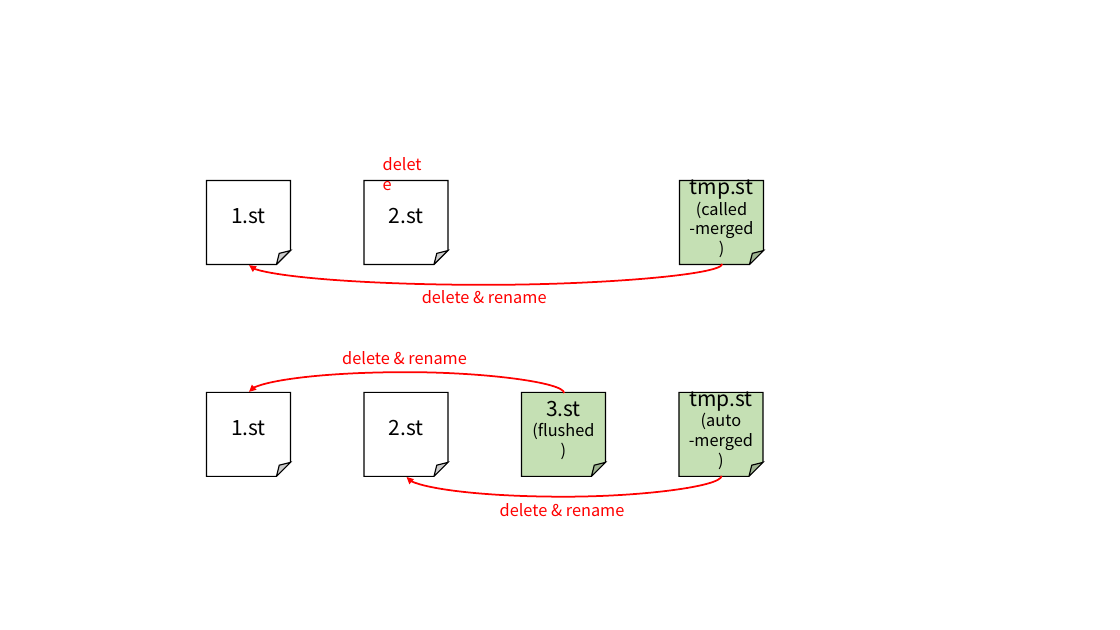
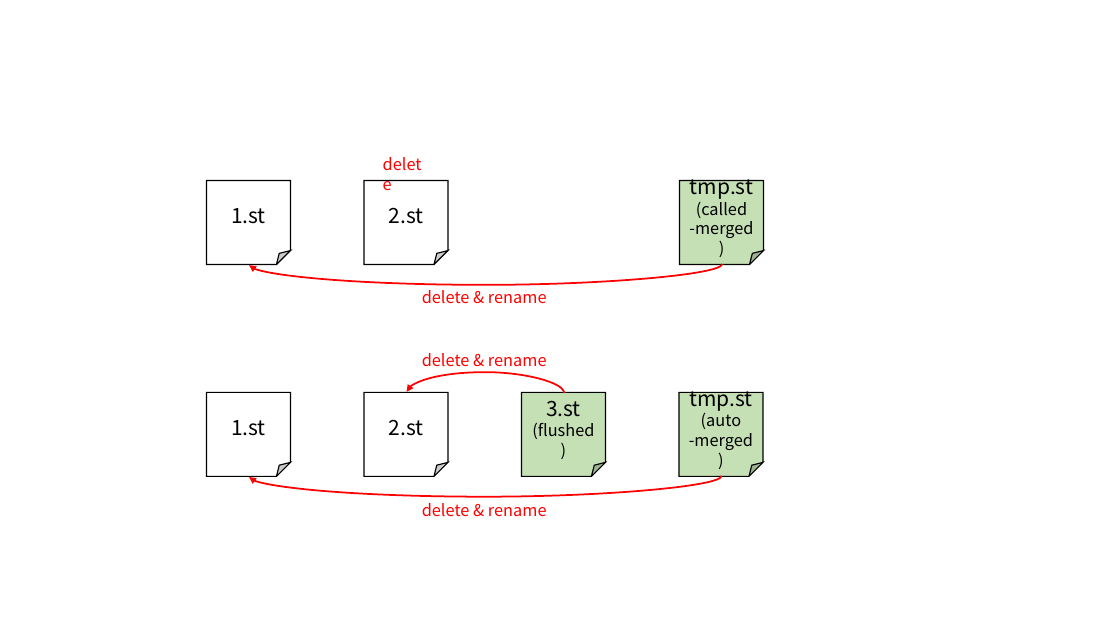
Before and after one commit to j1u0n2y3/CSE4116, a slide deck: slide 2 of HW1/프레젠테이션1.pptx. Drawn at 1120x630 pixels with LibreOffice and Linux fonts; fonts in the diff are those of the drawing. Boxes give left, top, right and bottom in pixels: in the first picture for what was removed or moved away, otherwise in the second. Text is boxed around its words. In the diff, an @@ line names an element or a change of style, - is before the commit and + after.

```diff
--- a/HW1/프레젠테이션1.pptx
+++ b/HW1/프레젠테이션1.pptx
@@ text "delete & rename" rewrapped from <box>488,294,547,303</box> to <box>422,353,547,367</box> @@
@@ curved arrow moved from (565, 393) - (250, 392) to (565, 393) - (407, 392) @@
@@ curved arrow moved from (722, 476) - (407, 477) to (722, 476) - (250, 477) @@
@@ text "delete & rename": place and size @@
-text "delete & rename" at <box>500,503,625,517</box>
+text "delete & rename" at <box>422,503,547,517</box>
```
Also in this commit, not shown: 2 other files.
